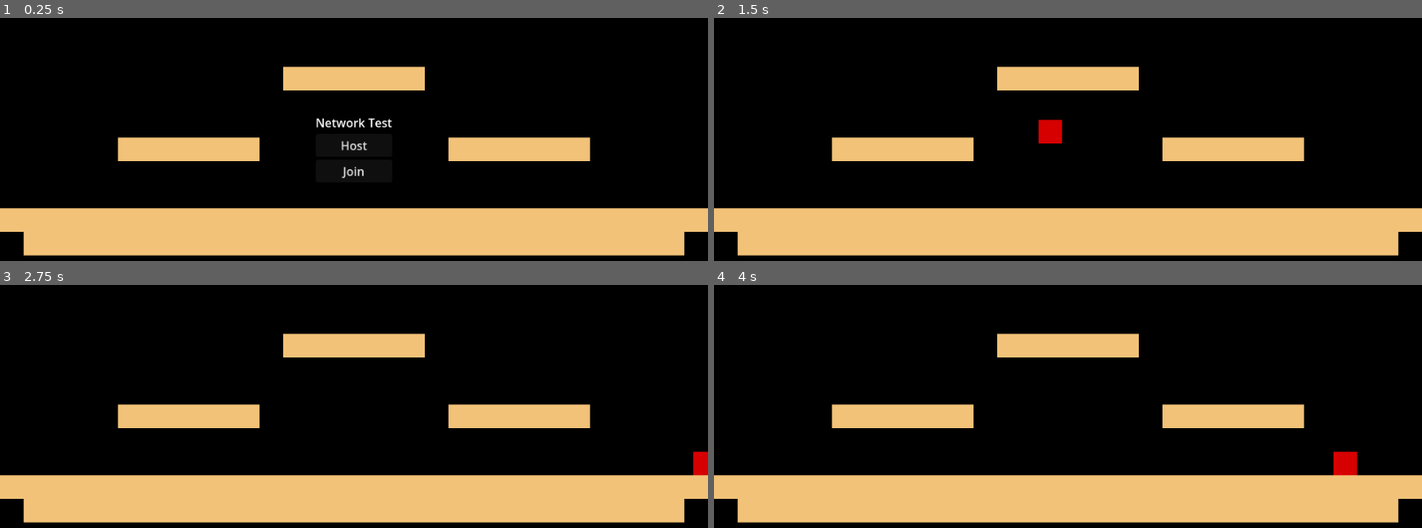
Above: before the commit, frames 1-4 (two rows, left to right).
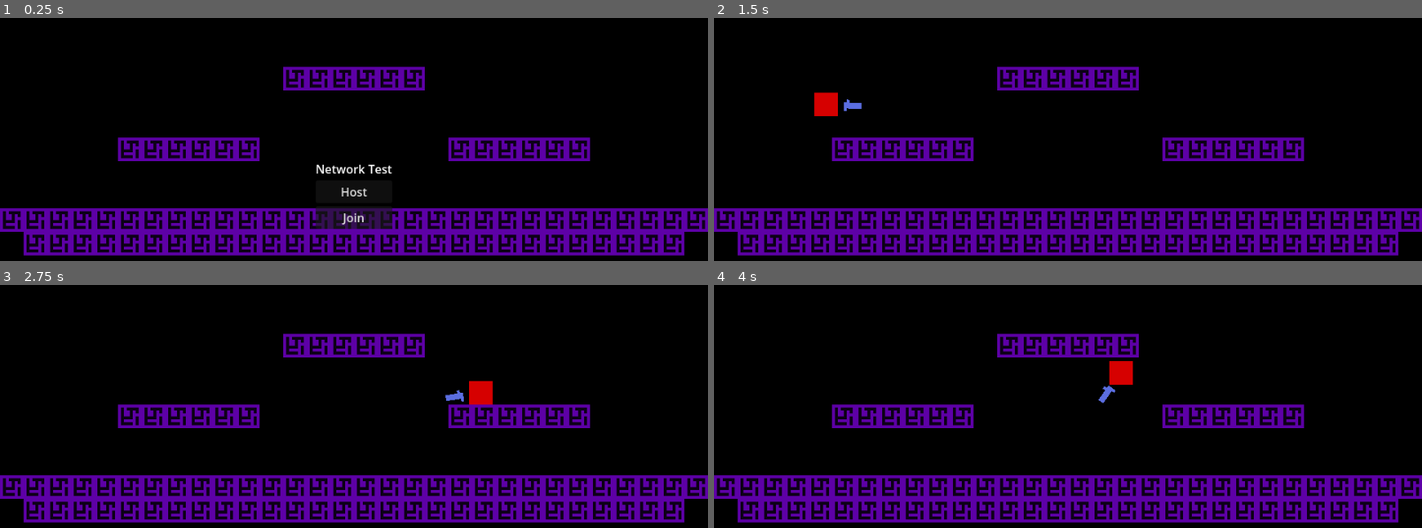
Above: after the commit, the same moments.

Repository: coffee-dan/godot-networking-example
Game: Godot game, scene res://game.tscn
Two runs of this game, one before a commit and one after it. Both use one fixed random seed, a clock stepped at 60 frames per second and the inputs below.
Inputs (mouse positions are in pixels of both pictures, inside the frame that each line leads up to):
- Up to frame 1 (0.25 s): no input
- Up to frame 2 (1.5 s): click "Host" at 0.5 s; tap Enter (ui_accept) at 1.25 s; move the mouse to (1223, 127) at 1.27 s; hold Right (ui_right) from 1.28 s (still down)
- Up to frame 3 (2.75 s): keep holding Right (ui_right); tap Enter (ui_accept) at 1.52, 2.27 s; move the mouse to (212, 435) at 2.02 s
- Up to frame 4 (4 s): move the mouse to (1138, 326) at 2.77 s; release Right (ui_right) at 2.78 s; hold Left (ui_left) 2.78-3.53 s; move the mouse to (1032, 493) at 3.52 s; hold Right (ui_right) from 3.53 s (still down); tap Enter (ui_accept) at 3.77 s

The runs differ from the first frame. In frame 1, 26% of the frame differs, in the area x 0-100%, y 20-98%; in frame 2, 26%; in frame 3, 26%; in frame 4, 26%.

Commit message:
add spawn points and wip gun

Diff:
--- a/Game.gd
+++ b/Game.gd
@@ -8,6 +8,10 @@
 const PLAYER = preload("res://player/player.tscn")
 
 var peer = ENetMultiplayerPeer.new()
+var players: Array[Player] = []
+
+func _ready():
+	$MultiplayerSpawner.spawn_function = add_player
 
 func _on_host_pressed():
 	peer.create_server(PORT)
@@ -16,10 +20,10 @@
 	multiplayer.peer_connected.connect(
 		func(pid):
 			print("Peer " + str(pid) + " has joined the game!")
-			add_player(pid, CLIENT_START_POS)
+			$MultiplayerSpawner.spawn(pid)
 	)
 
-	add_player(multiplayer.get_unique_id(), HOST_START_POS)
+	$MultiplayerSpawner.spawn(multiplayer.get_unique_id())
 	multiplayer_ui.hide()
 
 func _on_join_pressed():
@@ -27,9 +31,9 @@
 	multiplayer.multiplayer_peer = peer
 	multiplayer_ui.hide()
 
-func add_player(pid : int, pos : Vector2):
+func add_player(pid : int):
 	var player = PLAYER.instantiate()
 	player.name = str(pid)
-	player.position = pos
-	add_child(player)
+	player.global_position = $Level.get_child(players.size()).global_position
+	players.append(player)
 	return player
--- /dev/null
+++ b/bullet/bullet.tscn
@@ -0,0 +1,12 @@
+[gd_scene load_steps=2 format=3 uid="uid://dmvy8yk0ppejc"]
+
+[ext_resource type="Texture2D" uid="uid://b2lak84vl0uxo" path="res://player/yellow.png" id="1_k2aps"]
+
+[node name="Bullet" type="Area2D"]
+
+[node name="Sprite2D" type="Sprite2D" parent="."]
+texture = ExtResource("1_k2aps")
+region_enabled = true
+region_rect = Rect2(0, 0, 1, 1)
+
+[node name="CollisionShape2D" type="CollisionShape2D" parent="."]
--- a/game.tscn
+++ b/game.tscn
@@ -23,9 +23,21 @@
 anchor_mode = 0
 zoom = Vector2(4, 4)
 
-[node name="TileMapLayer" type="TileMapLayer" parent="."]
+[node name="Level" type="TileMapLayer" parent="."]
 tile_map_data = PackedByteArray("AAAAAAkAAAAAAAAAAAAAAAoAAAAAAAAAAAABAAoAAAAAAAAAAAABAAkAAAAAAAAAAAACAAkAAAAAAAAAAAACAA …(1136 unchanged characters)…
 tile_set = SubResource("TileSet_ryrav")
+
+[node name="SpawnPoint" type="Marker2D" parent="Level"]
+position = Vector2(2, 62)
+
+[node name="SpawnPoint2" type="Marker2D" parent="Level"]
+position = Vector2(207, 62)
+
+[node name="SpawnPoint3" type="Marker2D" parent="Level"]
+position = Vector2(49, 38)
+
+[node name="SpawnPoint4" type="Marker2D" parent="Level"]
+position = Vector2(159, 40)
 
 [node name="UI" type="CanvasLayer" parent="."]
 
@@ -34,6 +46,8 @@
 anchors_preset = 15
 anchor_right = 1.0
 anchor_bottom = 1.0
+offset_top = 63.0
+offset_bottom = 63.0
 grow_horizontal = 2
 grow_vertical = 2
 
--- a/player/player.gd
+++ b/player/player.gd
@@ -1,7 +1,8 @@
+class_name Player
 extends CharacterBody2D
 
 const SPEED = 100.0
-const JUMP_VELOCITY = -200.0
+const JUMP_VELOCITY = -240.0
 
 func _enter_tree():
 	set_multiplayer_authority(int(str(name)))
@@ -14,13 +15,15 @@
 	if !is_multiplayer_authority():
 		return
 
-	#print(name + " " + str(position.x) + ", " + str(position.y) )
+	$GunContainer.look_at(get_global_mouse_position())
+
+	if get_global_mouse_position().x < global_position.x:
+		$GunContainer/GunSprite.flip_v = true
+	else:
+		$GunContainer/GunSprite.flip_v = false
 
 	# Add the gravity.
 	if not is_on_floor():
-		print(name + " go down " + str(position.x) + ", " +  str(position.y))
-		if position.y > 200.0:
-			get_tree().quit()
 		velocity += get_gravity() * delta
 
 	# Handle jump.
--- a/player/player.tscn
+++ b/player/player.tscn
@@ -1,7 +1,8 @@
-[gd_scene load_steps=5 format=3 uid="uid://ds7o2ujtetdxe"]
+[gd_scene load_steps=6 format=3 uid="uid://ds7o2ujtetdxe"]
 
 [ext_resource type="Script" uid="uid://d0jecir7y0d13" path="res://player/player.gd" id="1_rkbax"]
 [ext_resource type="Texture2D" uid="uid://b2lak84vl0uxo" path="res://player/yellow.png" id="2_g1dw6"]
+[ext_resource type="Texture2D" uid="uid://cluqig2e64k0s" path="res://player/gun.png" id="3_g1dw6"]
 
 [sub_resource type="RectangleShape2D" id="RectangleShape2D_yw30f"]
 size = Vector2(8, 8)
@@ -10,6 +11,12 @@
 properties/0/path = NodePath(".:position")
 properties/0/spawn = true
 properties/0/replication_mode = 1
+properties/1/path = NodePath("GunContainer:rotation")
+properties/1/spawn = true
+properties/1/replication_mode = 1
+properties/2/path = NodePath("GunContainer/GunSprite:flip_v")
+properties/2/spawn = true
+properties/2/replication_mode = 1
 
 [node name="Player" type="CharacterBody2D"]
 script = ExtResource("1_rkbax")
@@ -22,3 +29,12 @@
 
 [node name="MultiplayerSynchronizer" type="MultiplayerSynchronizer" parent="."]
 replication_config = SubResource("SceneReplicationConfig_rkbax")
+
+[node name="GunContainer" type="Node2D" parent="."]
+
+[node name="GunSprite" type="Sprite2D" parent="GunContainer"]
+position = Vector2(9, 0)
+texture = ExtResource("3_g1dw6")
+
+[node name="Muzzle" type="Marker2D" parent="GunContainer/GunSprite"]
+position = Vector2(4, 0)
Binary file added: player/gun.png
Not shown, added: player/gun.png.import
Binary file changed: tiles.png
